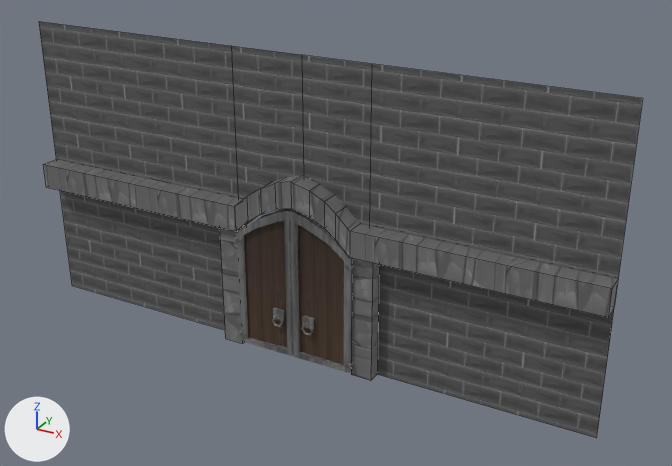
The FBX model Assets/Environmental/Dungeon/Dungeon_Wall_Door.fbx: old version first, new version second.
One viewpoint serves both versions: a 50 mm lens placed at (-0.132, -0.156, 0.205), pointed at (-0.285, 0.122, 0.066). The axes (+X, +Y, +Z) are drawn at lower left. The lights are the same throughout. Mesh edges are drawn as thin lines on the coarser meshes. Where no turn or scale is listed for an object, it has been applied to the vertices.

Objects in the first picture: 'Dungeon_Wall_Door', 'Left_Door', 'Right_Door'.
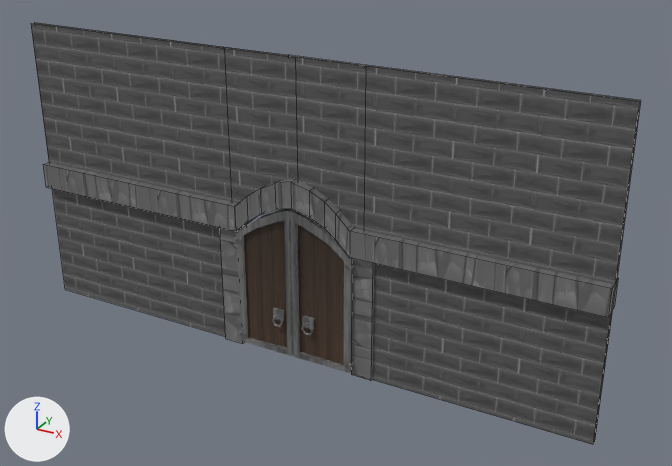
The change, as a diff of the scene's bpy script:
```diff
--- a/Assets/Environmental/Dungeon/Dungeon_Wall_Door.fbx.py
+++ b/Assets/Environmental/Dungeon/Dungeon_Wall_Door.fbx.py
@@ me_mesh_002_1 @@
+me_mesh_002_1.from_pydata(...)  # 88 vertices, 66 faces; spans x -0.12..0.12, y -0.004..0.004, z -0.06..0.06
+# faces by material slot: [12, 54]
+me_mesh_002_1.materials.append(mat_wall)  # picture img_bricksgrey_1_jpg
+me_mesh_002_1.materials.append(mat_lambert4)  # picture img_newrock_grey_jpg
@@ ob_dungeon_wall_door @@
-ob_dungeon_wall_door = bpy.data.objects.new('Dungeon_Wall_Door', me_mesh)
-ob_dungeon_wall_door.parent = ob_dungeon_wall_door_001
-ob_dungeon_wall_door.location = (-0.317, 4.767, 0.237)
+ob_dungeon_wall_door = bpy.data.objects.new('Dungeon_Wall_Door', None)
+ob_dungeon_wall_door.location = (-0.301, 0.116, 0.0112)
+ob_dungeon_wall_door.rotation_euler = (1.571, 0.0, 0.0)  # degrees (90, 0, 0)
+ob_dungeon_wall_door.scale = (0.01, 0.01, 0.01)
@@ ob_wall1 @@
+ob_wall1 = bpy.data.objects.new('Wall1', me_mesh_002_1)
+ob_wall1.location = (-0.3012, 0.1166, 0.0713)
```

Pixel boxes (x1, y1, x2, y2) of what changed, in the pictures (672 x 466 px):
'Wall1', added: after (31, 23, 641, 445)
    faces in mat_wall (picture img_bricksgrey_1_jpg): (31, 23, 641, 445)
    faces in mat_lambert4 (picture img_newrock_grey_jpg): (43, 162, 619, 380)
'Dungeon_Wall_Door', no longer drawn: before (39, 22, 643, 438)
    faces in mat_wall (picture img_bricksgrey_1_jpg): (39, 22, 643, 438)
    faces in mat_lambert4 (picture img_newrock_grey_jpg): (43, 159, 619, 380)
